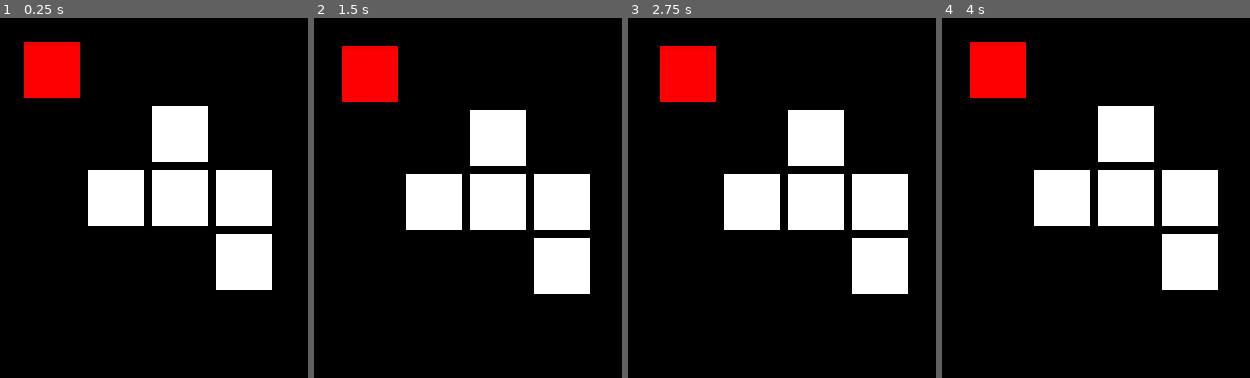
Above: before the commit, frames 1-4 (left to right).
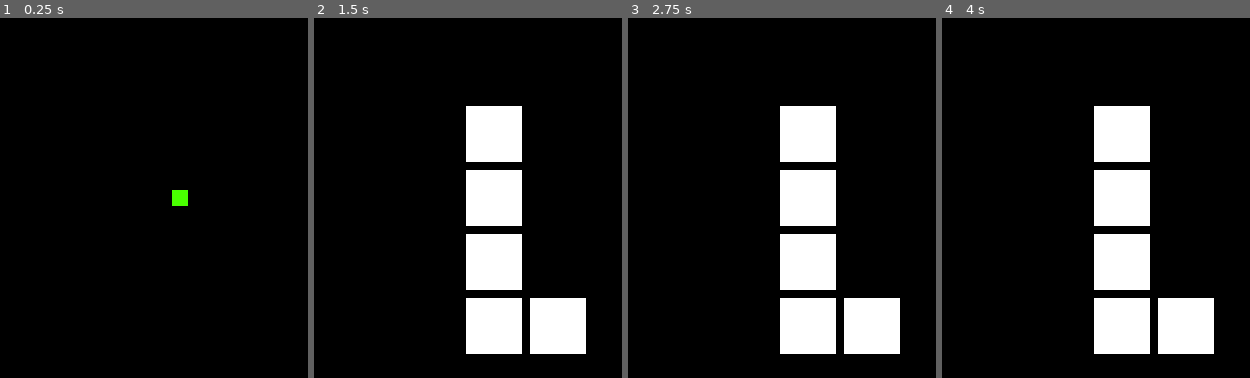
Above: after the commit, the same moments.

Repository: skugele/polyomino-imagery-env
Game: Godot game, scene res://scenes/experiment.tscn
The game is run twice, just before and just after one commit, with the same random seed, the same clock (stepped at 60 frames per second) and the same inputs.
Inputs (mouse positions are in pixels of both pictures, inside the frame that each line leads up to):
- Up to frame 1 (0.25 s): no input
- Up to frame 2 (1.5 s): tap Enter at 0.5 s; move the mouse to (606, 172) at 0.52 s; press the mouse at (606, 172) at 0.53 s; hold Right (ui_right) 0.53-1.28 s; tap Space at 1.25 s; move the mouse to (391, 223) at 1.27 s; release the mouse at (391, 223) at 1.28 s; hold Down (ui_down) from 1.28 s (still down); click (391, 223) at 1.35 s
- Up to frame 3 (2.75 s): tap Enter at 2 s; move the mouse to (859, 86) at 2.02 s; release Down (ui_down) at 2.03 s; press the mouse at (859, 86) at 2.03 s; hold Right (ui_right) from 2.03 s (still down)
- Up to frame 4 (4 s): tap Space at 2.75 s; move the mouse to (1096, 298) at 2.77 s; release Right (ui_right) at 2.78 s; release the mouse at (1096, 298) at 2.78 s; hold Up (ui_up) 2.78-3.53 s; click (1096, 298) at 2.85 s; tap Enter at 3.5 s; move the mouse to (outside the picture) at 3.52 s; press the mouse at (outside the picture) at 3.53 s; hold Left (ui_left) from 3.53 s (still down)

The runs differ from the first frame. In frame 1, 17% of the frame differs, in the area x 7-89%, y 6-76%; in frame 2, 21%; in frame 3, 22%, in the area x 10-91%, y 7-94%; in frame 4, 21%.
Error after the commit: Invalid get index 'global_position' (on base: 'Nil'). (res://scripts/experiment.gd:122)

Commit message:
Adds pentomino generation (all 18)

Diff:
--- a/godot/project.godot
+++ b/godot/project.godot
@@ -53,6 +53,12 @@
 , Object(InputEventMouseButton,"resource_local_to_scene":false,"resource_name":"","device":0,"alt":false,"shift":false, …(202 unchanged characters)…
  ]
 }
+ui_next_shape={
+"deadzone": 0.5,
+"events": [ Object(InputEventMouseButton,"resource_local_to_scene":false,"resource_name":"","device":0,"alt":false,"shift":false,"control":false,"meta":false,"command":false,"button_mask":0,"position":Vector2( 0, 0 ),"global_position":Vector2( 0, 0 ),"factor":1.0,"button_index":1,"pressed":false,"doubleclick":false,"script":null)
+, Object(InputEventKey,"resource_local_to_scene":false,"resource_name":"","device":0,"alt":false,"shift":false,"control":false,"meta":false,"command":false,"pressed":false,"scancode":32,"unicode":0,"echo":false,"script":null)
+ ]
+}
 
 [layer_names]
 
--- a/godot/scenes/experiment.tscn
+++ b/godot/scenes/experiment.tscn
@@ -26,8 +26,7 @@
 rotation = 1.5708
 
 [node name="Sprite" type="Sprite" parent="."]
-visible = false
 modulate = Color( 0.290196, 1, 0, 1 )
-position = Vector2( 63.6837, 63.7066 )
+position = Vector2( 64, 64 )
 scale = Vector2( 0.25, 0.25 )
 texture = ExtResource( 4 )
--- a/godot/scenes/grid.tscn
+++ b/godot/scenes/grid.tscn
@@ -1,7 +1,6 @@
-[gd_scene load_steps=3 format=2]
+[gd_scene load_steps=2 format=2]
 
 [ext_resource path="res://scripts/grid.gd" type="Script" id=1]
-[ext_resource path="res://resources/monomino.png" type="Texture" id=2]
 
 [node name="grid" type="TileMap"]
 cell_size = Vector2( 8, 8 )
@@ -9,8 +8,3 @@
 cell_tile_origin = 1
 format = 1
 script = ExtResource( 1 )
-
-[node name="Sprite" type="Sprite" parent="."]
-modulate = Color( 1, 0, 0, 1 )
-position = Vector2( 0.00256538, 0.0540886 )
-texture = ExtResource( 2 )
--- a/godot/scripts/experiment.gd
+++ b/godot/scripts/experiment.gd
@@ -6,7 +6,7 @@
 onready var pending_actions = []
 
 # only a single piece can be active at one time
-onready var active_object = $polyomino
+onready var active_object = null
 
 
 ###################################
@@ -35,16 +35,6 @@
 
 func _ready():
 	pass
-#	var on_positions = [
-#		Vector2(2, 1),
-#		Vector2(1, 2), Vector2(2, 2), Vector2(3, 2),
-#		Vector2(3, 3),
-#	]
-#
-#	grid.create(on_positions, Monomino)
-
-	# initialize first polyomino
-
 	# initialize Godot-AI-Bridge
 #	gab.connect(gab_options)
 
@@ -68,6 +58,8 @@
 		add_action('zoom_in')
 	elif event.is_action_pressed("ui_zoom_out"):
 		add_action('zoom_out')
+	elif event.is_action_pressed("ui_next_shape"):
+		add_action('next_shape')
 
 #func _create_publish_timer(wait_time):
 #	var publish_timer = Timer.new()
@@ -103,9 +95,23 @@
 		'up', 'down', 'left', 'right': execute_translation(action)
 		'rotate_clockwise', 'rotate_counterclockwise': execute_rotation(action)
 		'zoom_in', 'zoom_out': execute_zoom(action)
+		'next_shape': execute_next_shape()
 
 		# default case: unrecognized action
 		_: print('unrecogized action: ', action)
+
+func execute_next_shape():
+
+	var id = 0 if (active_object == null) else (active_object.id + 1) % Globals.N_PENTOMINOS
+
+	var shape = Globals.PENTOMINOS[id].duplicate()
+	shape.global_position = Vector2(64, 64)
+
+	if active_object != null:
+		remove_child(active_object)
+
+	add_child(shape)
+	active_object = shape
 
 func execute_translation(action):
 
--- a/godot/scripts/globals.gd
+++ b/godot/scripts/globals.gd
@@ -9,8 +9,8 @@
 ##############################
 # action execution constants #
 ##############################
-const LINEAR_DELTA = 1 # change in pixels - used for linear translations
-const ANGULAR_DELTA = 2.0  # change in degrees - used for rotational actions
+const LINEAR_DELTA = 5 # change in pixels - used for linear translations
+const ANGULAR_DELTA = 5  # change in degrees - used for rotational actions
 const SCALE_DELTA = Vector2(0.1, 0.1) # change in scale - used for zooming operations
 
 # for translation operations
@@ -20,6 +20,289 @@
 const MAX_Y = 1000.0
 
 # for scaling operations
-const MIN_SCALE = Vector2(1.0, 1.0)
-const MAX_SCALE = Vector2(3.0, 3.0)
+const MIN_SCALE = Vector2(0.8, 0.8)
+const MAX_SCALE = Vector2(1.5, 1.5)
 const DEFAULT_SCALE = Vector2(2.0, 2.0)
+
+const N_PENTOMINOS = 18
+onready var PENTOMINOS = []
+
+const N_TETROMINOS = 7
+onready var TETROMINOS = []
+
+const N_TROMINOS = 2
+onready var TROMINOS
+
+func _ready():
+	create_pentominos()
+
+func create_pentominos():
+	var Polyomino = preload("res://scenes/polyomino.tscn")
+
+	# initialize polyominos
+	for p in range(N_PENTOMINOS):
+		var instance = Polyomino.instance()
+		instance.id = p
+		PENTOMINOS.append(instance)
+
+	#################
+	#    0 1 2 3 4  #
+	#  0            #
+	#  1     X      #
+	#  2   X X X    #
+	#  3       X    #
+	#  4            #
+	################
+	PENTOMINOS[0].create([
+		Vector2(2, 1),
+		Vector2(1, 2), Vector2(2, 2), Vector2(3, 2),
+		Vector2(3, 3),
+	])
+
+
+	#################
+	#    0 1 2 3 4  #
+	#  0            #
+	#  1     X      #
+	#  2   X X X    #
+	#  3   X        #
+	#  4            #
+	#################
+	PENTOMINOS[1].create([
+		Vector2(2, 1),
+		Vector2(1, 2), Vector2(2, 2), Vector2(3, 2),
+		Vector2(1, 3),
+	])
+
+	#################
+	#    0 1 2 3 4  #
+	#  0            #
+	#  1     X      #
+	#  2     X      #
+	#  3     X      #
+	#  4     X X    #
+	#################
+	PENTOMINOS[2].create([
+		Vector2(2, 1),
+		Vector2(2, 2),
+		Vector2(2, 3),
+		Vector2(2, 4), Vector2(3, 4),
+	])
+
+	#################
+	#    0 1 2 3 4  #
+	#  0            #
+	#  1     X      #
+	#  2     X      #
+	#  3     X      #
+	#  4   X X      #
+	#################
+	PENTOMINOS[3].create([
+		Vector2(2, 1),
+		Vector2(2, 2),
+		Vector2(2, 3),
+		Vector2(2, 4), Vector2(1, 4),
+	])
+
+
+	#################
+	#    0 1 2 3 4  #
+	#  0            #
+	#  1     X      #
+	#  2   X X      #
+	#  3   X X      #
+	#  4            #
+	#################
+	PENTOMINOS[4].create([
+		Vector2(2, 1),
+		Vector2(1, 2), Vector2(2, 2),
+		Vector2(1, 3), Vector2(2, 3),
+	])
+
+	#################
+	#    0 1 2 3 4  #
+	#  0            #
+	#  1     X      #
+	#  2     X X    #
+	#  3     X X    #
+	#  4            #
+	#################
+	PENTOMINOS[5].create([
+		Vector2(2, 1),
+		Vector2(2, 2), Vector2(3, 2),
+		Vector2(2, 3), Vector2(3, 3),
+	])
+
+	#################
+	#    0 1 2 3 4  #
+	#  0            #
+	#  1     X      #
+	#  2     X      #
+	#  3   X X      #
+	#  4   X        #
+	#################
+	PENTOMINOS[6].create([
+		Vector2(2, 1),
+		Vector2(2, 2),
+		Vector2(1, 3), Vector2(2, 3),
+		Vector2(1, 4),
+	])
+
+	#################
+	#    0 1 2 3 4  #
+	#  0            #
+	#  1     X      #
+	#  2     X      #
+	#  3     X X    #
+	#  4       X    #
+	#################
+	PENTOMINOS[7].create([
+		Vector2(2, 1),
+		Vector2(2, 2),
+		Vector2(2, 3), Vector2(3, 3),
+		Vector2(3, 4),
+	])
+
+	#################
+	#    0 1 2 3 4  #
+	#  0            #
+	#  1     X      #
+	#  2   X X      #
+	#  3     X      #
+	#  4     X      #
+	#################
+	PENTOMINOS[8].create([
+		Vector2(2, 1),
+		Vector2(1, 2), Vector2(2, 2),
+		Vector2(2, 3),
+		Vector2(2, 4),
+	])
+
+	#################
+	#    0 1 2 3 4  #
+	#  0            #
+	#  1     X      #
+	#  2     X X    #
+	#  3     X      #
+	#  4     X      #
+	#################
+	PENTOMINOS[9].create([
+		Vector2(2, 1),
+		Vector2(2, 2), Vector2(3, 2),
+		Vector2(2, 3),
+		Vector2(2, 4),
+	])
+
+	#################
+	#    0 1 2 3 4  #
+	#  0            #
+	#  1     X X    #
+	#  2     X      #
+	#  3   X X      #
+	#  4            #
+	#################
+	PENTOMINOS[10].create([
+		Vector2(2, 1), Vector2(3, 1),
+		Vector2(2, 2),
+		Vector2(1, 3), Vector2(2, 3),
+	])
+
+	#################
+	#    0 1 2 3 4  #
+	#  0            #
+	#  1   X X      #
+	#  2     X      #
+	#  3     X X    #
+	#  4            #
+	#################
+	PENTOMINOS[11].create([
+		Vector2(1, 1), Vector2(2, 1),
+		Vector2(2, 2),
+		Vector2(2, 3), Vector2(3, 3),
+	])
+
+
+	#################
+	#    0 1 2 3 4  #
+	#  0     X      #
+	#  1     X      #
+	#  2     X      #
+	#  3     X      #
+	#  4     X      #
+	#################
+	PENTOMINOS[12].create([
+		Vector2(2, 0),
+		Vector2(2, 1),
+		Vector2(2, 2),
+		Vector2(2, 3),
+		Vector2(2, 4),
+	])
+
+	#################
+	#    0 1 2 3 4  #
+	#  0            #
+	#  1     X      #
+	#  2     X      #
+	#  3   X X X    #
+	#  4            #
+	#################
+	PENTOMINOS[13].create([
+		Vector2(2, 1),
+		Vector2(2, 2),
+		Vector2(1, 3),	Vector2(2, 3), 	Vector2(3, 3),
+	])
+
+	#################
+	#    0 1 2 3 4  #
+	#  0            #
+	#  1   X   X    #
+	#  2   X X X    #
+	#  3            #
+	#  4            #
+	#################
+	PENTOMINOS[14].create([
+		Vector2(1, 1), Vector2(3, 1),
+		Vector2(1, 2),	Vector2(2, 2), 	Vector2(3, 2),
+	])
+
+	#################
+	#    0 1 2 3 4  #
+	#  0            #
+	#  1     X      #
+	#  2     X      #
+	#  3 X X X      #
+	#  4            #
+	#################
+	PENTOMINOS[15].create([
+		Vector2(2, 1),
+		Vector2(2, 2),
+		Vector2(0, 3),	Vector2(1, 3), 	Vector2(2, 3),
+	])
+
+	#################
+	#    0 1 2 3 4  #
+	#  0            #
+	#  1       X    #
+	#  2     X X    #
+	#  3   X X      #
+	#  4            #
+	#################
+	PENTOMINOS[16].create([
+		Vector2(3, 1),
+		Vector2(2, 2), Vector2(3, 2),
+		Vector2(1, 3),	Vector2(2, 3),
+	])
+
+	#################
+	#    0 1 2 3 4  #
+	#  0            #
+	#  1     X      #
+	#  2   X X X    #
+	#  3     X      #
+	#  4            #
+	#################
+	PENTOMINOS[17].create([
+		Vector2(2, 1),
+		Vector2(1, 2), Vector2(2, 2), Vector2(3, 2),
+		Vector2(2, 3),
+	])
--- a/godot/scripts/grid.gd
+++ b/godot/scripts/grid.gd
@@ -15,5 +15,5 @@
 func create(on_positions, on_tile):
 	for pos in on_positions:
 		var instance = on_tile.instance()
-		instance.global_position = map_to_world(pos) # + Vector2(7, 7)
+		instance.global_position = map_to_world(pos)
 		add_child(instance)
--- a/godot/scripts/polyomino.gd
+++ b/godot/scripts/polyomino.gd
@@ -1,36 +1,12 @@
 extends Node2D
 
-onready var is_flipped = false
+var Monomino = preload("res://scenes/monomino.tscn")
 
-onready var Monomino = preload("res://scenes/monomino.tscn")
-
-onready var grid = $grid
+var id = 1
 
 # Called when the node enters the scene tree for the first time.
 func _ready():
+	$grid.create([], Monomino)
 
-	var on_positions = [
-		Vector2(2, 1),
-		Vector2(1, 2), Vector2(2, 2), Vector2(3, 2),
-		Vector2(3, 3),
-	]
-
-	grid.create(on_positions, Monomino)
-
-	# randomize flip
-
-	# if flipped, set is_flipped == true
-
-	# randomize rotation
-
-# reflects the object along its horizontal axis
-func flip():
-	pass
-
-func randomize_rotatation():
-	pass
-
-
-# Called every frame. 'delta' is the elapsed time since the previous frame.
-#func _process(delta):
-#	pass
+func create(on_positions):
+	$grid.create(on_positions, Monomino)
